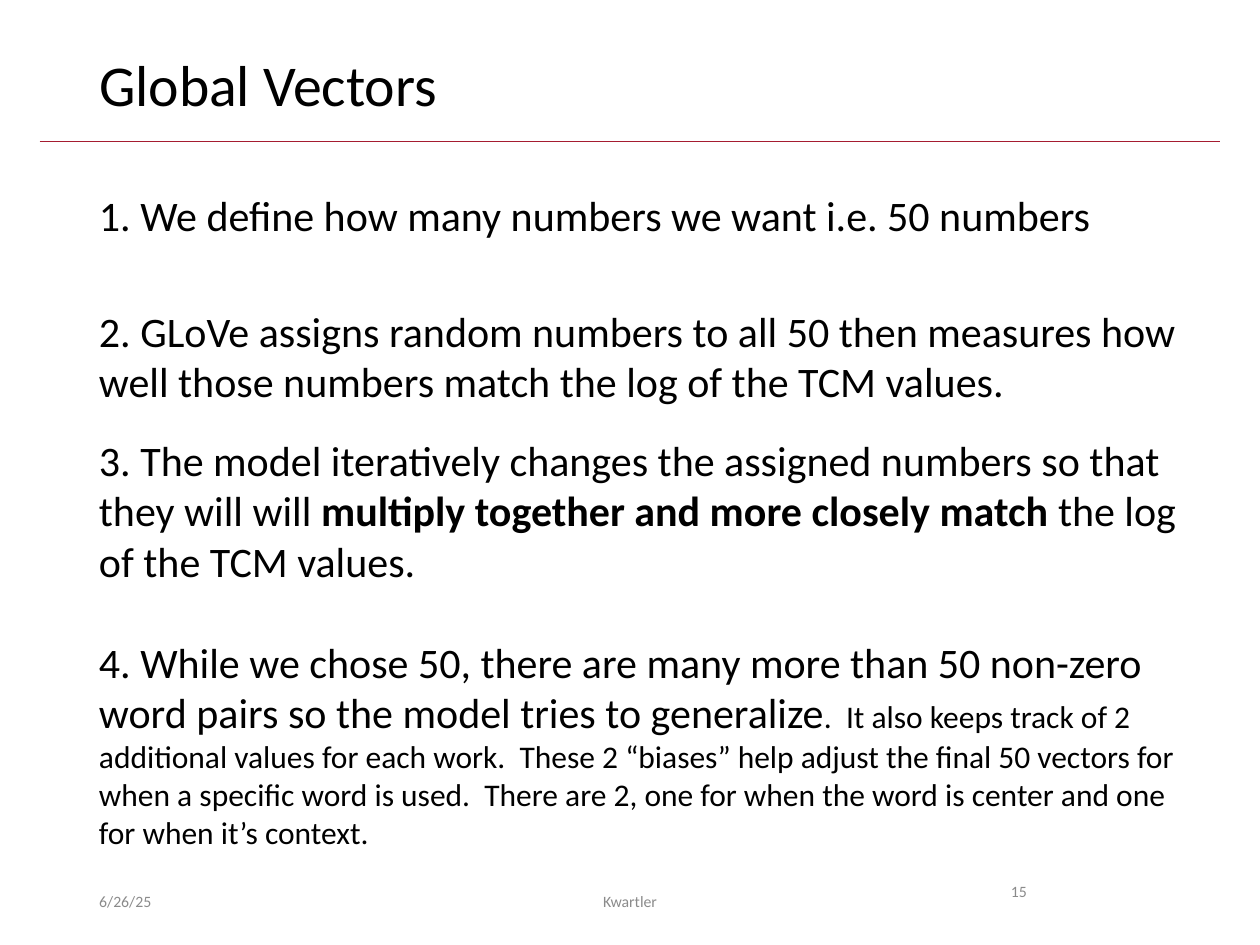
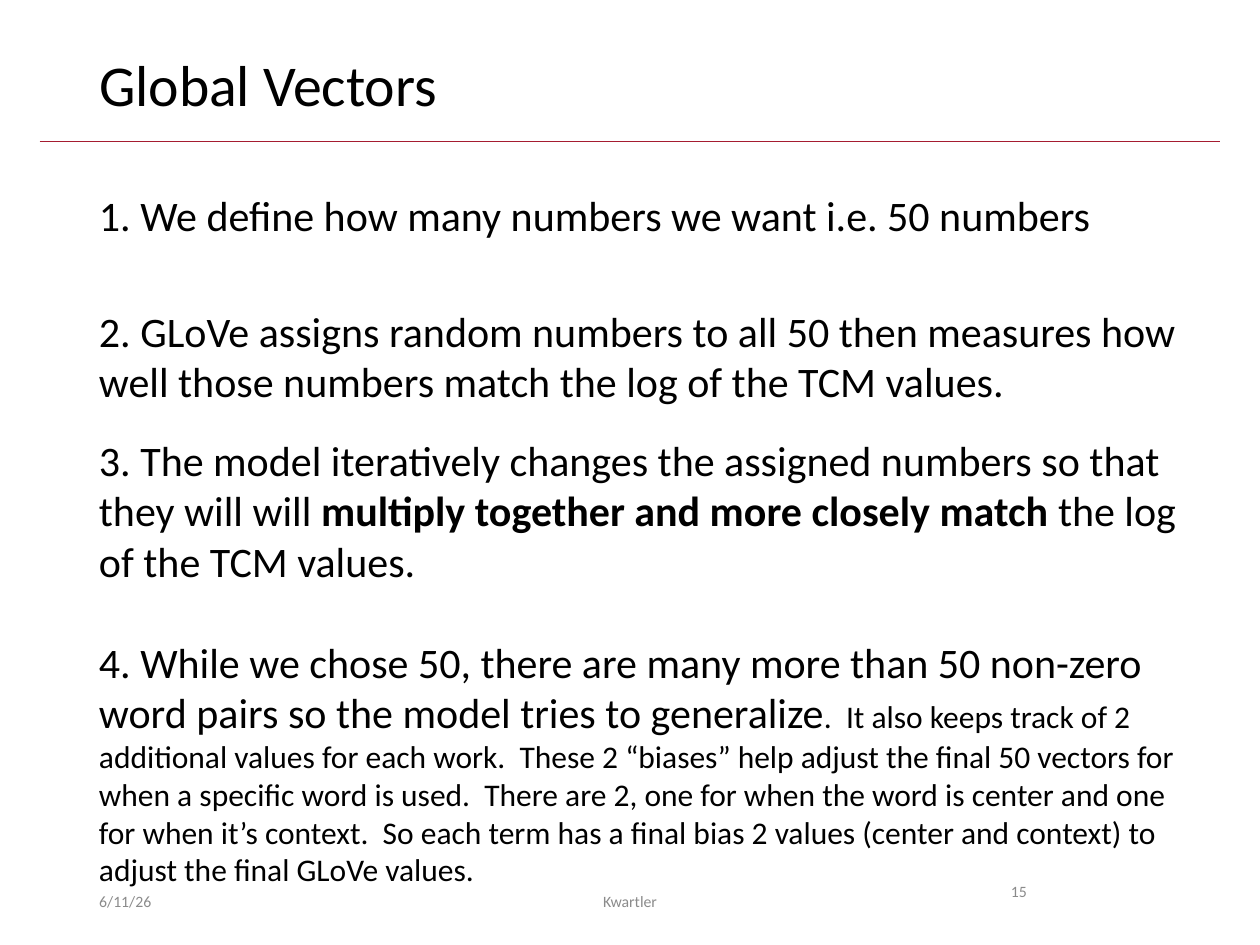
Before and after one commit to kwartler/GSERM_2025, a slide deck: slide 15 of lessons/Day5/A_TextVectors_RAG_compressed.pptx. Drawn at 1260x945 pixels with LibreOffice and Linux fonts; fonts in the diff are those of the drawing. Boxes give left, top, right and bottom in pixels: in the first picture for what was removed or moved away, otherwise in the second. Text is boxed around its words. In the diff, an @@ line names an element or a change of style, - is before the commit and + after.

```diff
--- a/lessons/Day5/A_TextVectors_RAG_compressed.pptx
+++ b/lessons/Day5/A_TextVectors_RAG_compressed.pptx
@@ text at (x1=99, y1=648, x2=1173, y2=887): text changed @@
-4. While we chose 50, there are many more than 50 non-zero word pairs so the model tries to generalize. It also keeps track of 2 additional values for each work. These 2 “biases” help adjust the final 50 vectors for when a specific word is used. There are 2, one for when the word is center and one for when it’s context.
+4. While we chose 50, there are many more than 50 non-zero word pairs so the model tries to generalize. It also keeps track of 2 additional values for each work. These 2 “biases” help adjust the final 50 vectors for when a specific word is used. There are 2, one for when the word is center and one for when it’s context. So each term has a final bias 2 values (center and context) to adjust the final GLoVe values.
@@ text at (x1=99, y1=896, x2=151, y2=908): text changed @@
-6/26/25
+6/11/26
```
Also in this commit, not shown: 31 other slides changed, 2 slides added, 22 other files.
